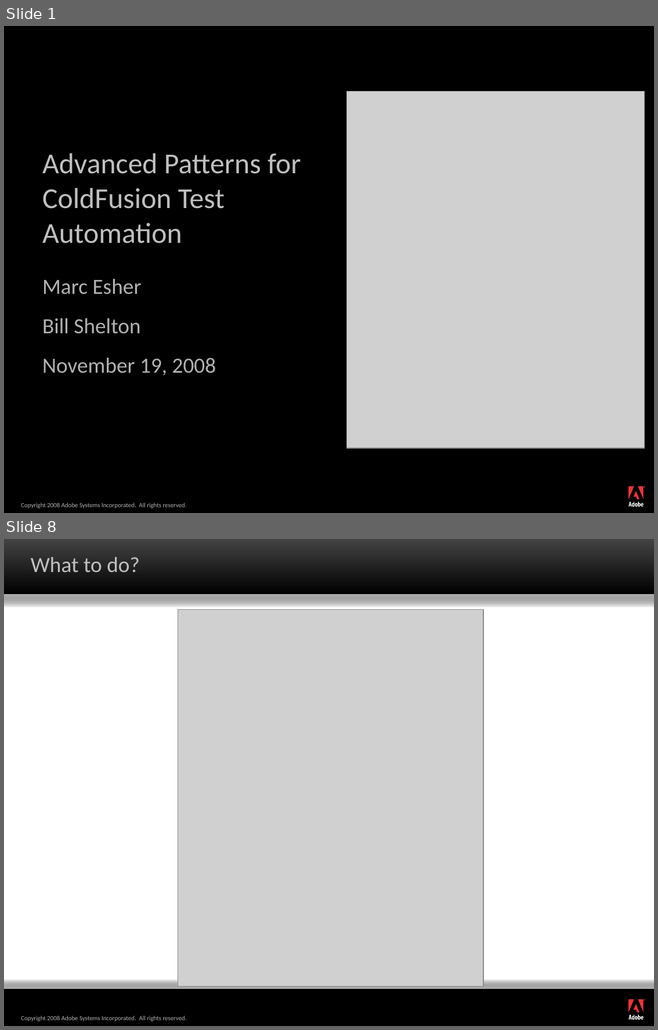
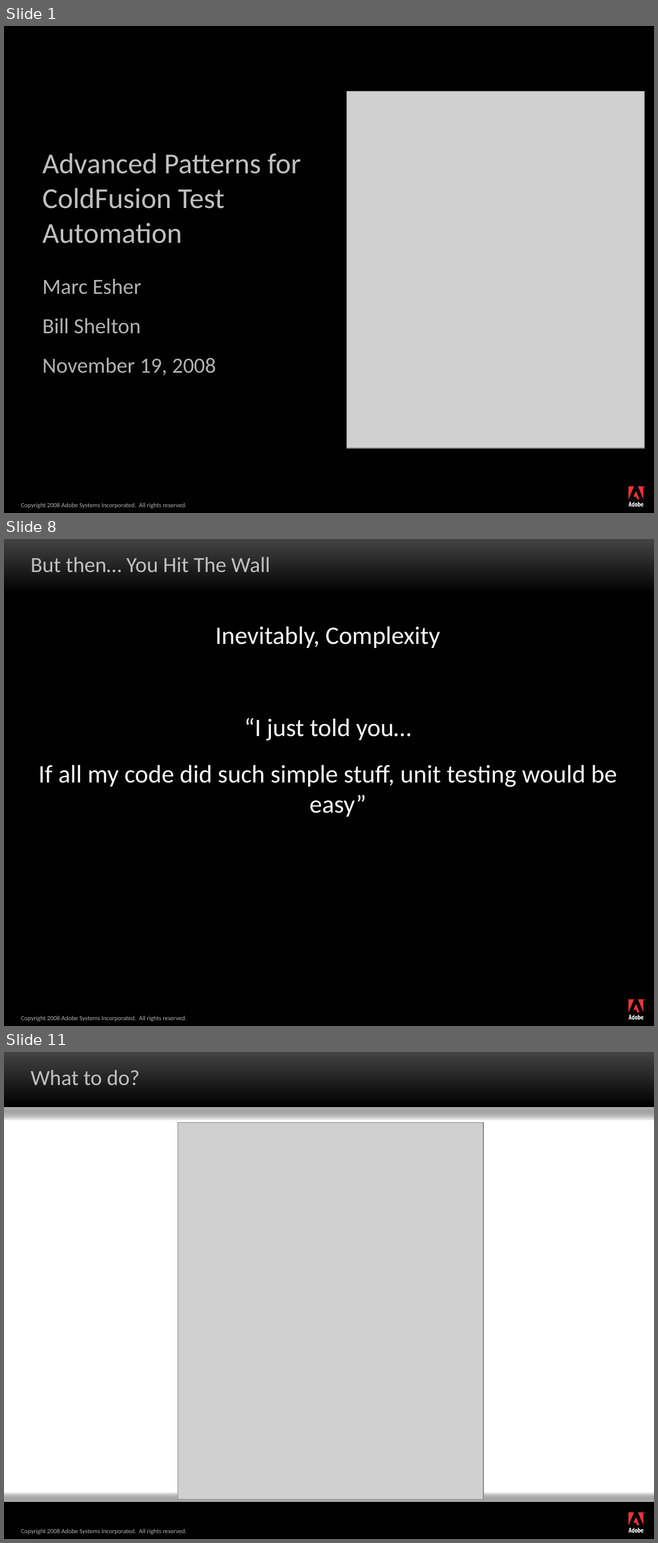
Before and after one commit to marcesher/mxunit-cfmeetups, a slide deck: max08/Marc_Esher_Bill_Shelton_AdvancedPatternsForColdfusionTestAutomation_draft1.ppt. Shown one above the other, each under a label of ours: slides 1 and 8 before the commit, slides 1, 8 and 11 after it; the slides between them are not shown. The pictures are 658x1030 and 658x1543 pixels, drawn with LibreOffice and Linux fonts; fonts in the diff are those of the drawing; grey boxes stand for pictures; background and template pictures are left out. Boxes give left, top, right and bottom in pixels: in the first picture for what was removed or moved away, otherwise in the second. Text is boxed around its words. In the diff, an @@ line names an element or a change of style, - is before the commit and + after.

```diff
--- a/max08/Marc_Esher_Bill_Shelton_AdvancedPatternsForColdfusionTestAutomation_draft1.ppt
+++ b/max08/Marc_Esher_Bill_Shelton_AdvancedPatternsForColdfusionTestAutomation_draft1.ppt
@@ slide 8 added at [4,539,654,1026], background #000000; not listed: 12 template elements that a slide beside it also shows @@
@@ title added at [31,557,270,572], 24 pt, text #C0C0C0 @@
+But then… You Hit The Wall
@@ text added at [38,626,616,817], 28 pt, text #F8F8F8 @@
+Inevitably, Complexity
+“I just told you…
+If all my code did such simple stuff, unit testing would be easy”
@@ what was slide 8 is now slide 11 @@
```
Also in this commit, not shown: 10 slides changed, 7 other slides added, 2 slides removed.
